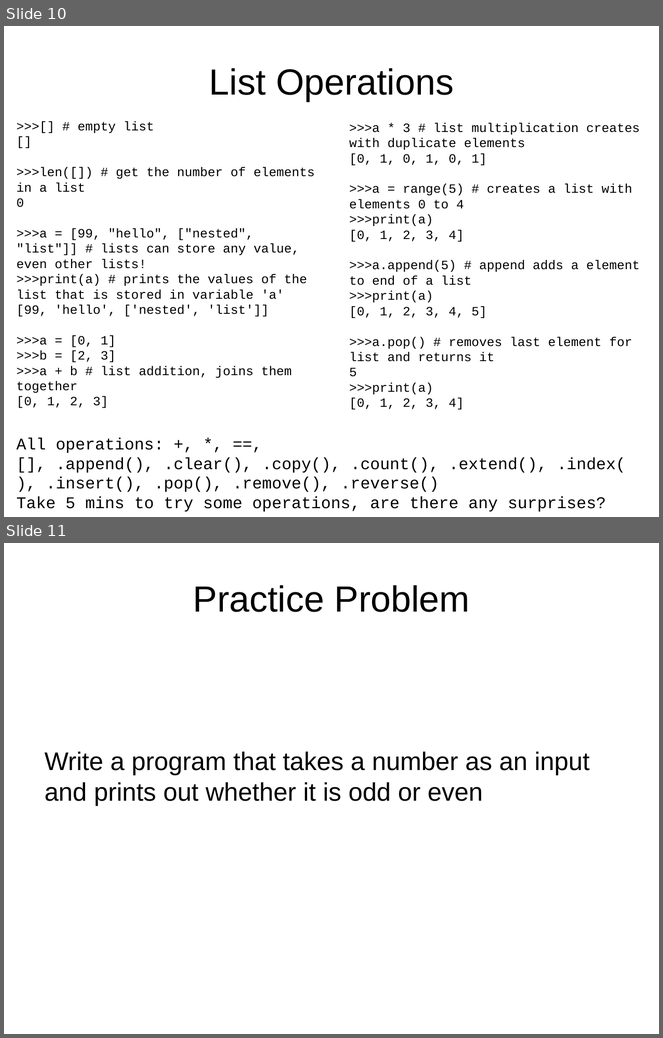
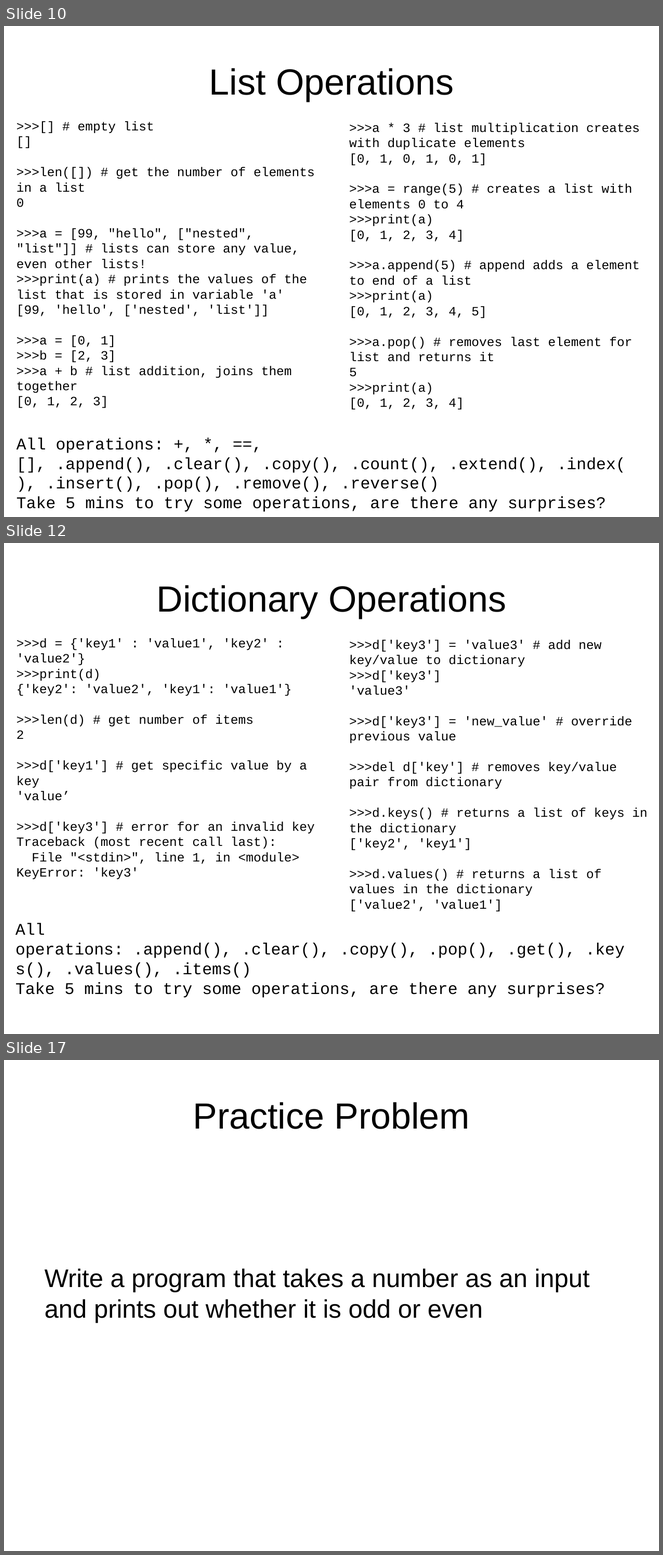
Before and after one commit to jyesselm/Chem991E, a slide deck: 01_introduction_to_python/slides.pptx. Shown one above the other, each under a label of ours: slides 10 and 11 before the commit, slides 10, 12 and 17 after it; the slides between them are not shown. The pictures are 663x1038 and 663x1555 pixels, drawn with LibreOffice and Linux fonts; fonts in the diff are those of the drawing. Boxes give left, top, right and bottom in pixels: in the first picture for what was removed or moved away, otherwise in the second. Text is boxed around its words. In the diff, an @@ line names an element or a change of style, - is before the commit and + after.

```diff
--- a/01_introduction_to_python/slides.pptx
+++ b/01_introduction_to_python/slides.pptx
@@ slide 12 added at box(4, 543, 659, 1034), background #FFFFFF @@
@@ title added at box(157, 585, 506, 618), 40 pt, text #000000 @@
+Dictionary Operations
@@ text added at box(16, 638, 315, 879), 14 pt, text #000000 @@
+>>>d = {'key1' : 'value1', 'key2' : 'value2'}
+>>>print(d)
+{'key2': 'value2', 'key1': 'value1'}
+>>>len(d) # get number of items
+2
+>>>d['key1'] # get specific value by a key
+'value’
+>>>d['key3'] # error for an invalid key
+Traceback (most recent call last):
+File "<stdin>", line 1, in <module>
+KeyError: 'key3'
@@ text added at box(349, 640, 647, 912), 14 pt, text #000000 @@
+>>>d['key3'] = 'value3' # add new key/value to dictionary
+>>>d['key3']
+'value3'
+>>>d['key3'] = 'new_value' # override previous value
+>>>del d['key'] # removes key/value pair from dictionary
+>>>d.keys() # returns a list of keys in the dictionary
+['key2', 'key1']
+>>>d.values() # returns a list of values in the dictionary
+['value2', 'value1']
@@ text added at box(15, 923, 605, 998), 18 pt, text #000000 @@
+All operations: .append(), .clear(), .copy(), .pop(), .get(), .keys(), .values(), .items()
+Take 5 mins to try some operations, are there any surprises?
@@ what was slide 11 is now slide 17 @@
```
Also in this commit, not shown: 5 other slides added, 3 other files.
